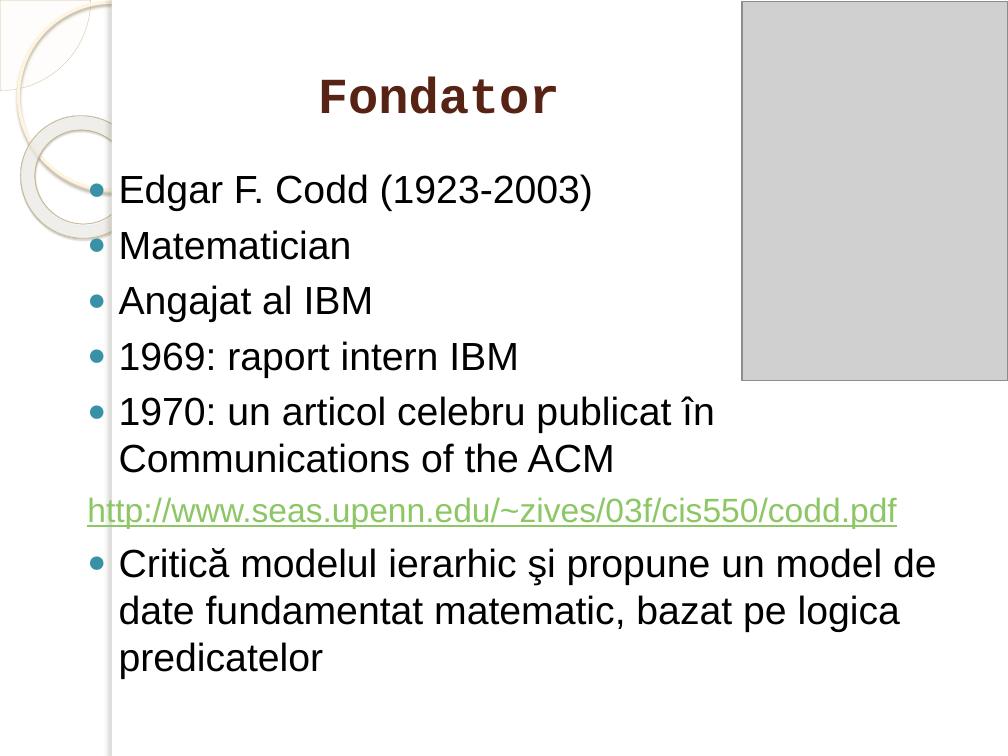
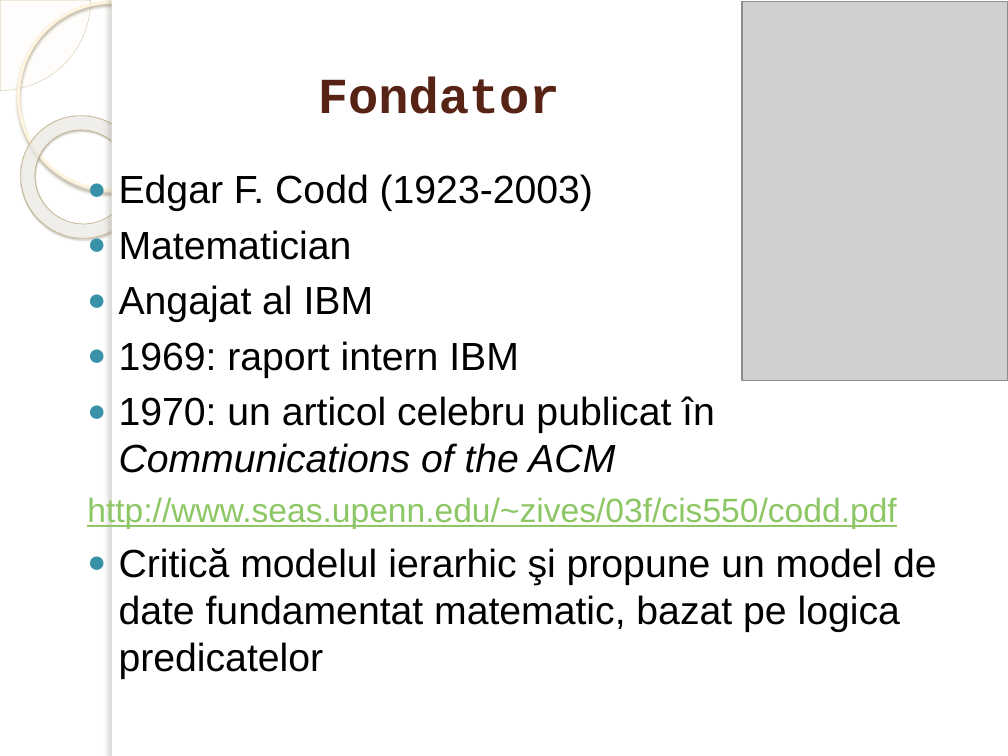
Before and after one commit to marinfotache/Baze-de-date-I, a slide deck: slide 4 of 02_Modelul_relational/02_Modelul_relational.pptx. Drawn at 1008x756 pixels with LibreOffice and Linux fonts; fonts in the diff are those of the drawing; grey boxes stand for pictures; background and template pictures are left out. Boxes give left, top, right and bottom in pixels: in the first picture for what was removed or moved away, otherwise in the second. Text is boxed around its words. In the diff, an @@ line names an element or a change of style, - is before the commit and + after.

```diff
--- a/02_Modelul_relational/02_Modelul_relational.pptx
+++ b/02_Modelul_relational/02_Modelul_relational.pptx
@@ text at [119, 396, 715, 473]: italic on in "Communications of the ACM" @@
```
Also in this commit, not shown: 5 other slides changed.
